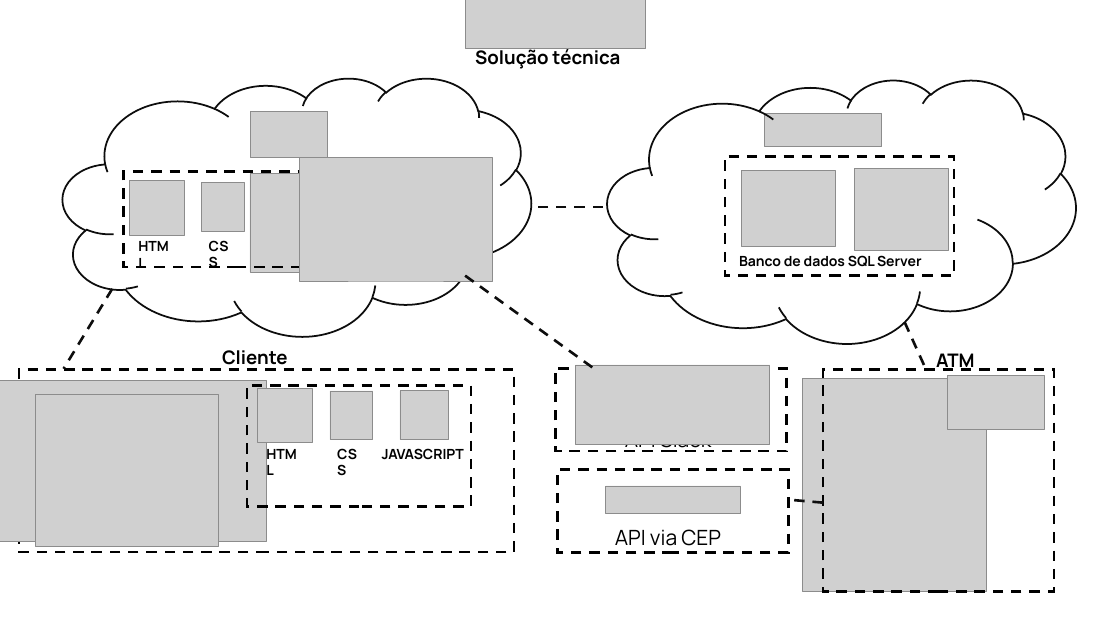
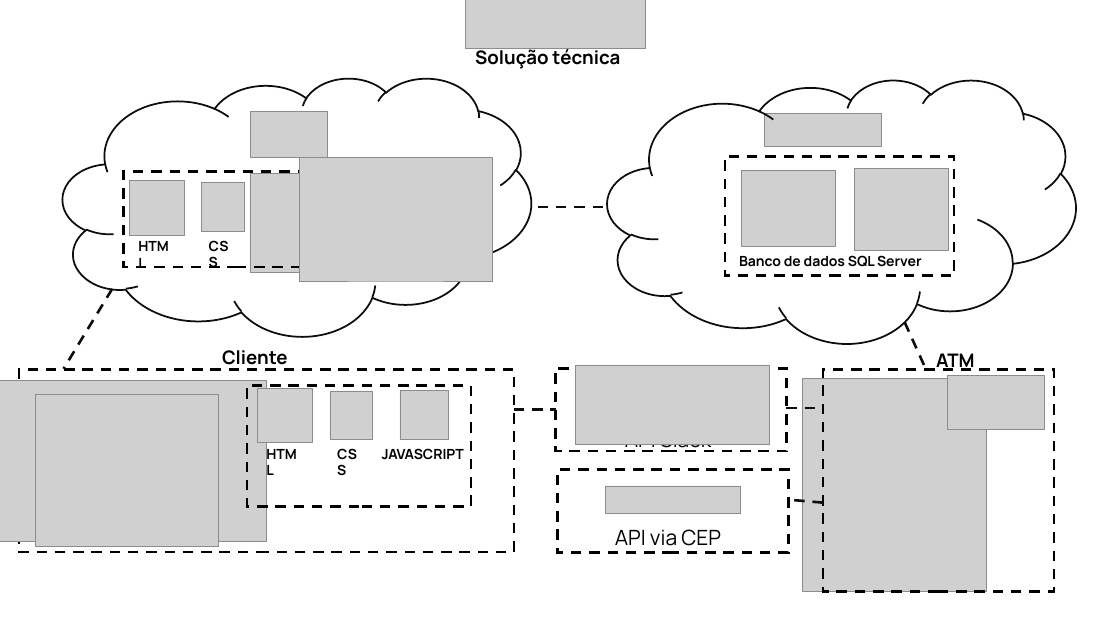
Before and after one commit to Jonas-Bezerra/Monilog-ATMonit, a slide deck: slide 1 of documentacao/Solução Técnica/solução técnica.pptx. Drawn at 1120x630 pixels with LibreOffice and Linux fonts; fonts in the diff are those of the drawing; grey boxes stand for pictures. Boxes give left, top, right and bottom in pixels: in the first picture for what was removed or moved away, otherwise in the second. Text is boxed around its words. In the diff, an @@ line names an element or a change of style, - is before the commit and + after.

Commit message:
update solucao tecnica

```diff
--- a/documentacao/Solução Técnica/solução técnica.pptx
+++ b/documentacao/Solução Técnica/solução técnica.pptx
@@ line moved from (465, 276) - (596, 370) to (514, 410) - (556, 410) @@
@@ line added from (786, 408) to (823, 408), #0D0D0D 2.25 pt dashed @@
```
